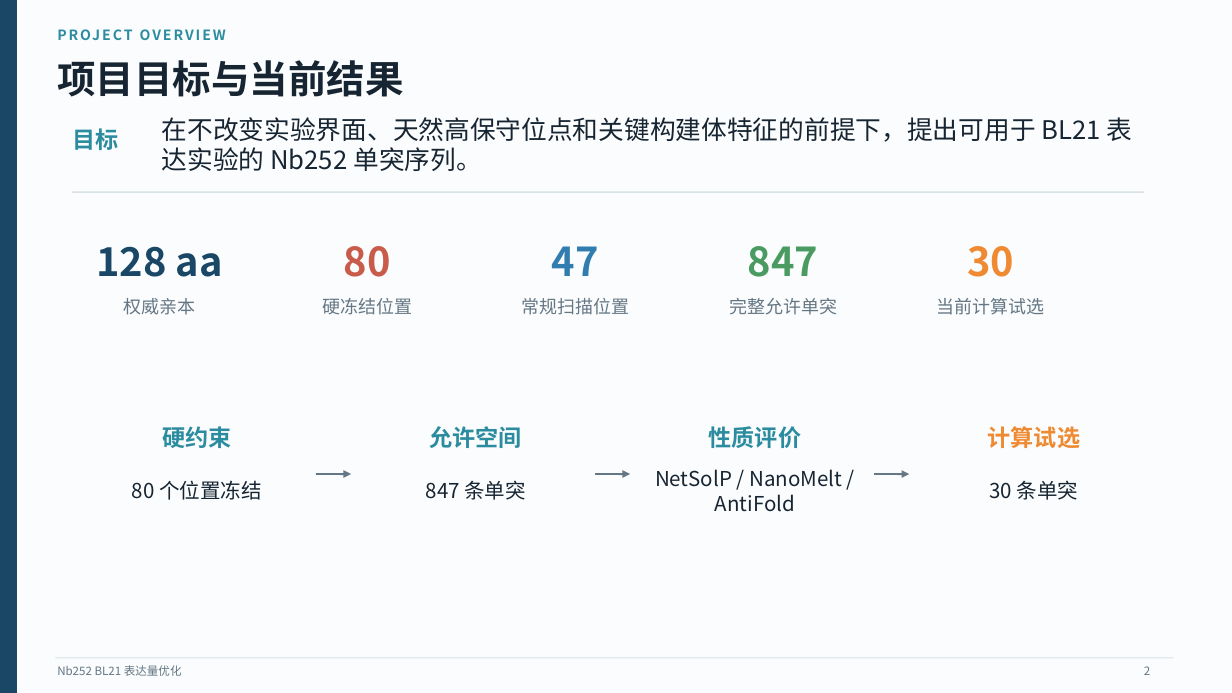
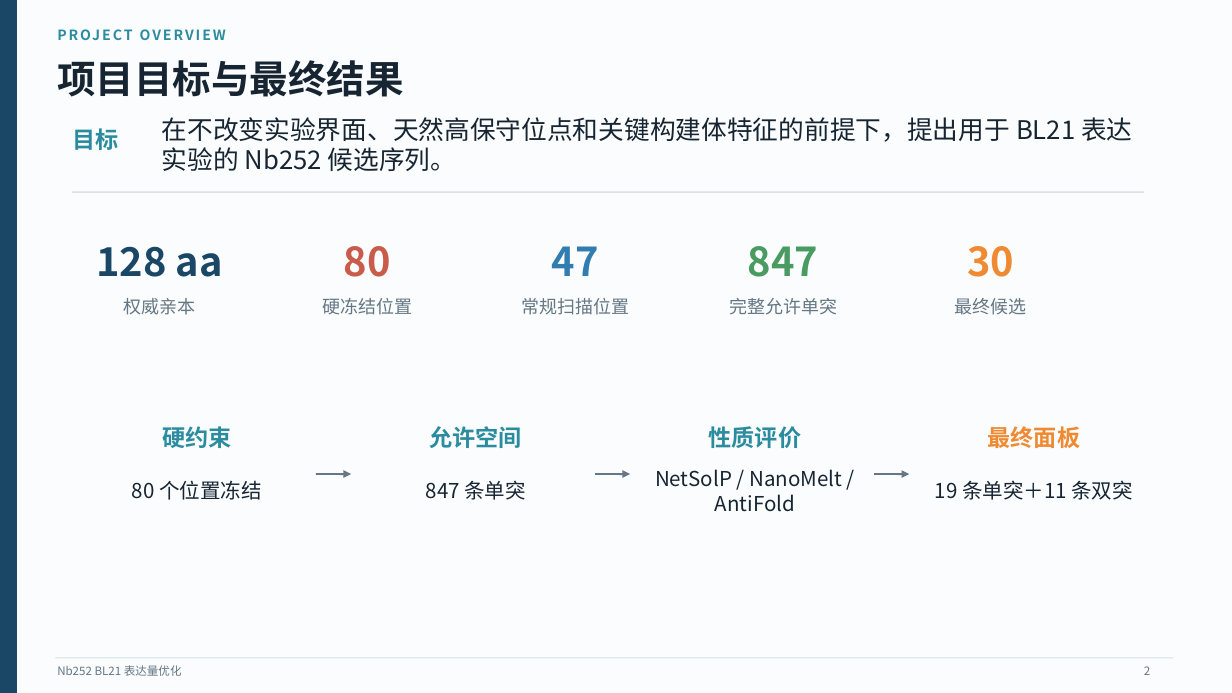
Before and after one commit to name-lulangya/Antibody_optimization, a slide deck: slide 2 of docs/result_artifacts/weekly_report_result/report_2026_W34_nb252_expression_route/Nb252_BL21_expression_optimization_presentation.pptx. Drawn at 1232x693 pixels with LibreOffice and Linux fonts; fonts in the diff are those of the drawing. Boxes give left, top, right and bottom in pixels: in the first picture for what was removed or moved away, otherwise in the second. Text is boxed around its words. In the diff, an @@ line names an element or a change of style, - is before the commit and + after.

```diff
--- a/docs/result_artifacts/weekly_report_result/report_2026_W34_nb252_expression_route/Nb252_BL21_expression_optimization_presentation.pptx
+++ b/docs/result_artifacts/weekly_report_result/report_2026_W34_nb252_expression_route/Nb252_BL21_expression_optimization_presentation.pptx
@@ text at bbox=[57, 60, 403, 97]: text changed @@
-项目目标与当前结果
+项目目标与最终结果
@@ text at bbox=[162, 117, 1132, 171]: text changed @@
-在不改变实验界面、天然高保守位点和关键构建体特征的前提下，提出可用于 BL21 表达实验的 Nb252 单突序列。
+在不改变实验界面、天然高保守位点和关键构建体特征的前提下，提出用于 BL21 表达实验的 Nb252 候选序列。
@@ text at bbox=[955, 298, 1027, 315]: text changed @@
-当前计算试选
+最终候选
@@ text at bbox=[988, 426, 1080, 448]: text changed @@
-计算试选
+最终面板
@@ text at bbox=[935, 481, 1133, 500]: text changed @@
-30 条单突
+19 条单突＋11 条双突
```
Also in this commit, not shown: 5 other slides changed, 1 other file.
